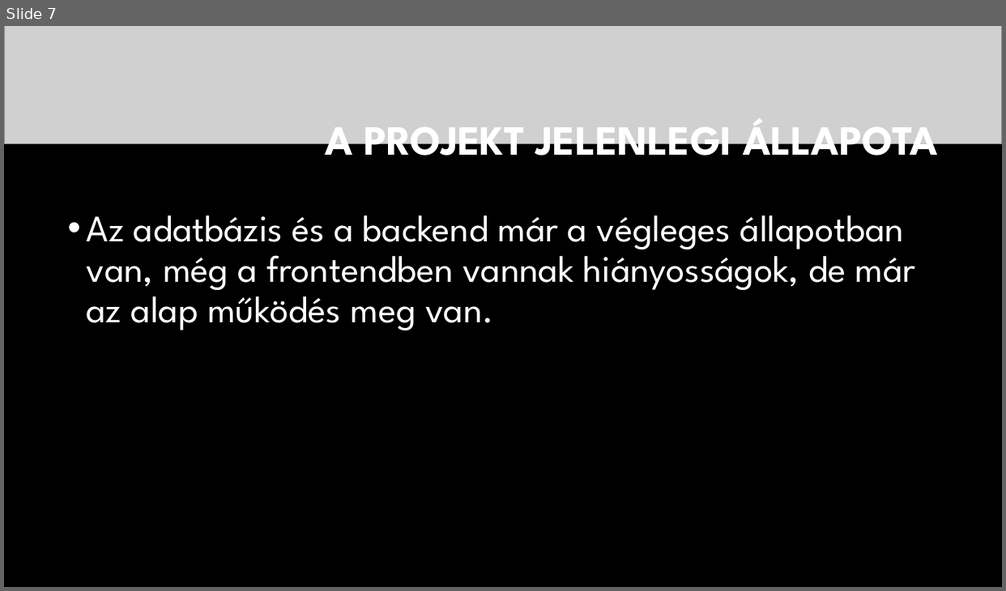
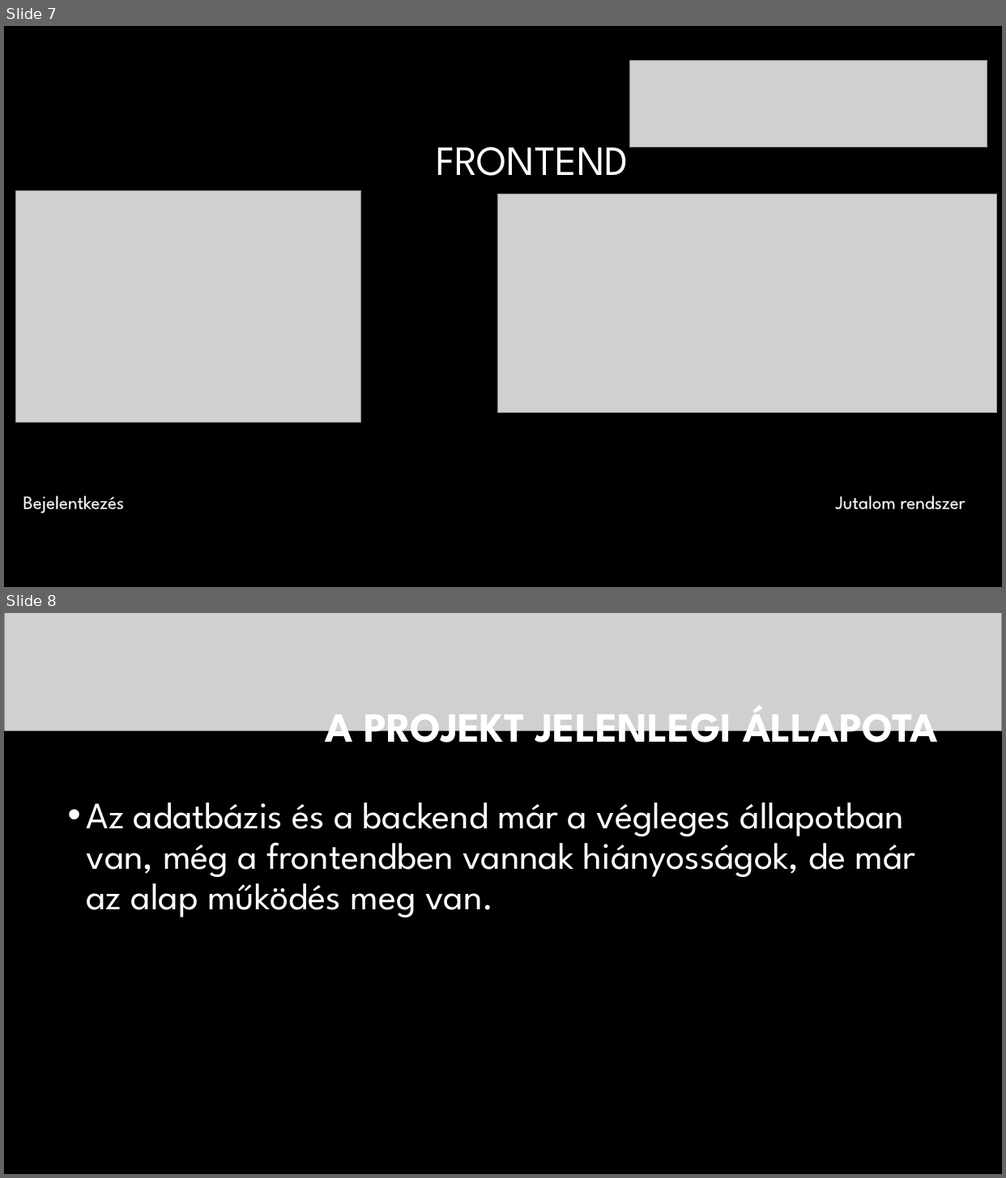
Before and after one commit to kristonflorian/Csoportos-feladat, a slide deck: Documentation/REpont Plusz 2035. 03. 28..pptx. Shown one above the other, each under a label of ours: slide 7 before the commit, slides 7 and 8 after it. The pictures are 1006x591 and 1006x1178 pixels, drawn with LibreOffice and Linux fonts; fonts in the diff are those of the drawing; grey boxes stand for pictures; background and template pictures are left out. Boxes give left, top, right and bottom in pixels: in the first picture for what was removed or moved away, otherwise in the second. Text is boxed around its words. In the diff, an @@ line names an element or a change of style, - is before the commit and + after.

Commit message:
Changed a few things in backend, made everything work (not look good, not the same thing) in the front end, and also finished the presentation

```diff
--- a/Documentation/REpont Plusz 2035. 03. 28..pptx
+++ b/Documentation/REpont Plusz 2035. 03. 28..pptx
@@ slide 7 added at box(4, 26, 1002, 587), background #000000 @@
@@ picture added at box(630, 61, 987, 148) @@
@@ title added at box(436, 147, 629, 176), 40 pt, text #FFFFFF @@
+FRONTEND
@@ picture added at box(16, 191, 361, 423) @@
@@ picture added at box(497, 194, 997, 412) @@
@@ text added at box(23, 496, 125, 514), 18 pt, text #FFFFFF @@
+Bejelentkezés
@@ text added at box(836, 496, 965, 510), 18 pt, text #FFFFFF @@
+Jutalom rendszer
@@ what was slide 7 is now slide 8 @@
```
Also in this commit, not shown: 1 slide changed, 1 other slide added, 1 slide removed, 2 other files.
